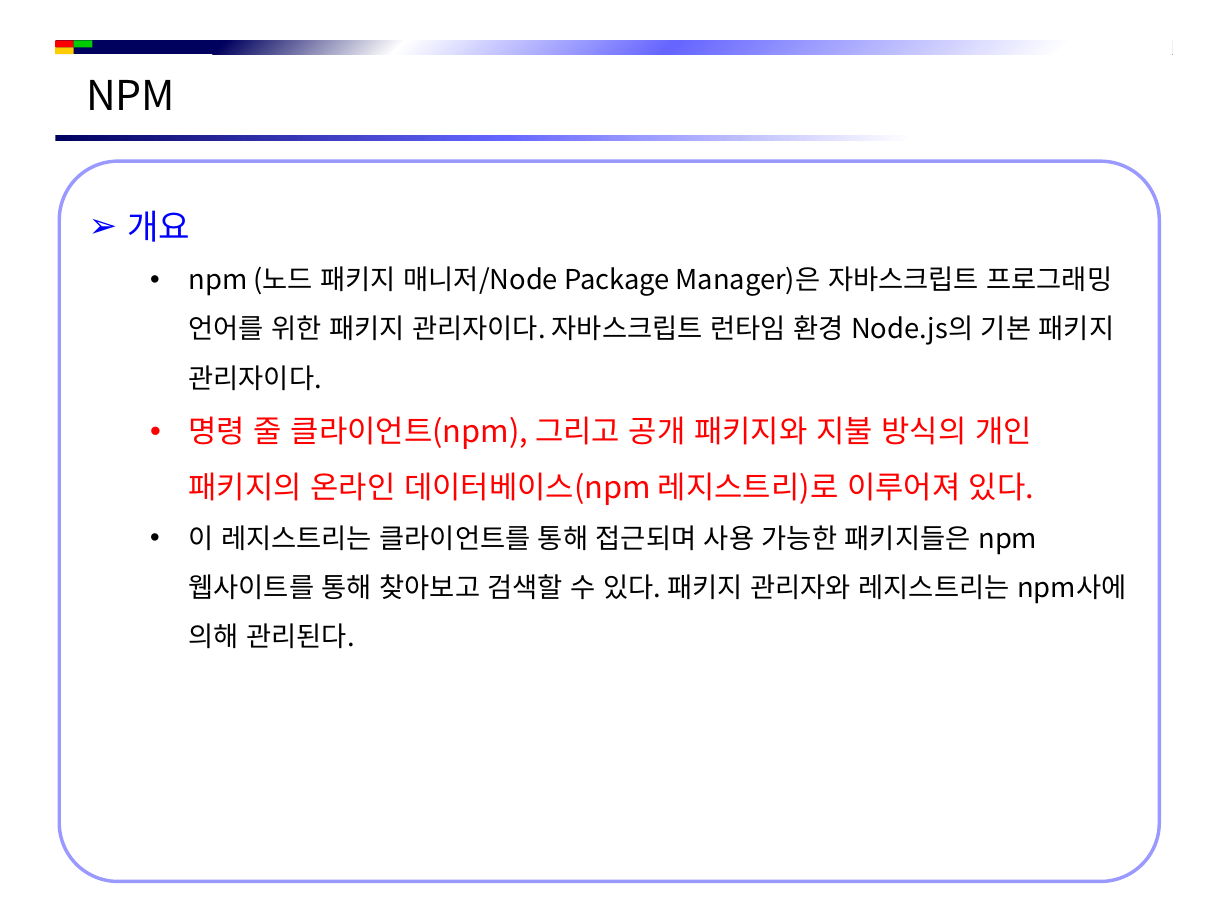
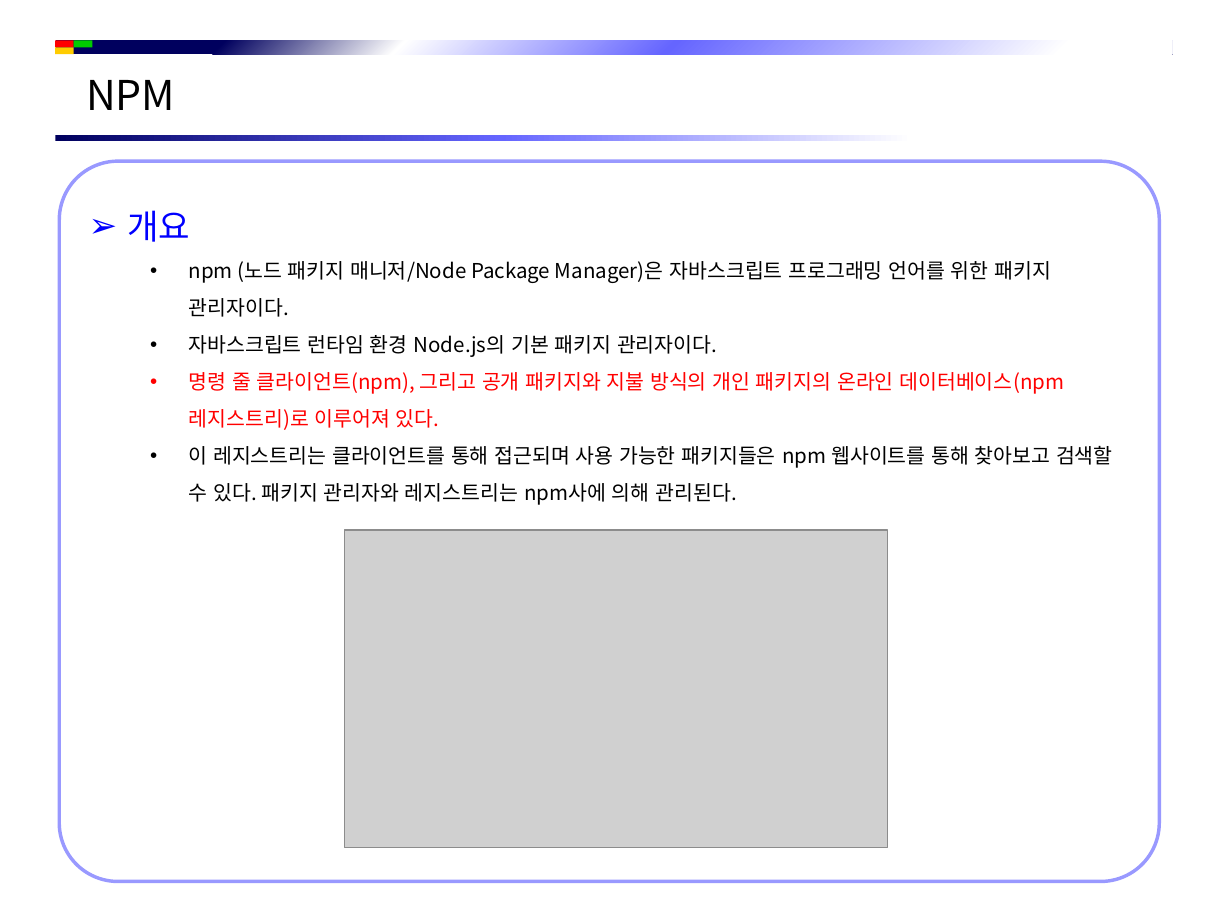
Before and after one commit to jsh-1235/Document, a slide deck: slide 2 of Back-End/NodeJS/NPM 개발 도구.pptx. Drawn at 1232x924 pixels with LibreOffice and Linux fonts; fonts in the diff are those of the drawing; grey boxes stand for pictures; background and template pictures are left out. Boxes give left, top, right and bottom in pixels: in the first picture for what was removed or moved away, otherwise in the second. Text is boxed around its words. In the diff, an @@ line names an element or a change of style, - is before the commit and + after.

```diff
--- a/Back-End/NodeJS/NPM 개발 도구.pptx
+++ b/Back-End/NodeJS/NPM 개발 도구.pptx
@@ text in rounded rectangle at [189, 261, 1051, 357]: text changed; size 16 to 12 pt @@
-  • npm (노드 패키지 매니저/Node Package Manager)은 자바스크립트 프로그래밍 언어를 위한 패키지 관리자이다. 자바스크립트 런타임 환경 Node.js의 기본 패키지 관리자이다.
+  • npm (노드 패키지 매니저/Node Package Manager)은 자바스크립트 프로그래밍 언어를 위한 패키지 관리자이다.
+  • 자바스크립트 런타임 환경 Node.js의 기본 패키지 관리자이다.
@@ text in rounded rectangle at [189, 372, 1113, 505]: size 18 to 12 pt in "명령 줄 클라이언트(npm), 그리고 공개 패키지와 지불 ..."; size 16 to 12 pt in "이 레지스트리는 클라이언트를 통해 접근되며 사용 가능한 ..." @@
@@ picture added at [345, 530, 888, 848] @@
```
Also in this commit, not shown: 5 other slides changed, 5 slides added, 14 other files.
